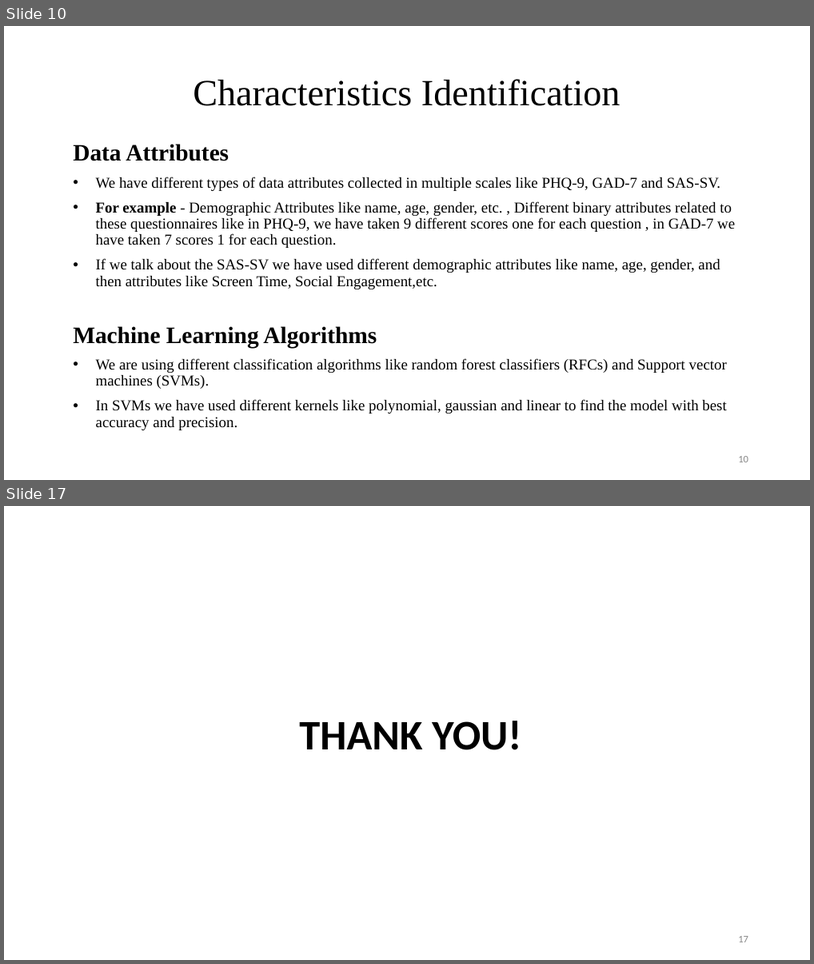
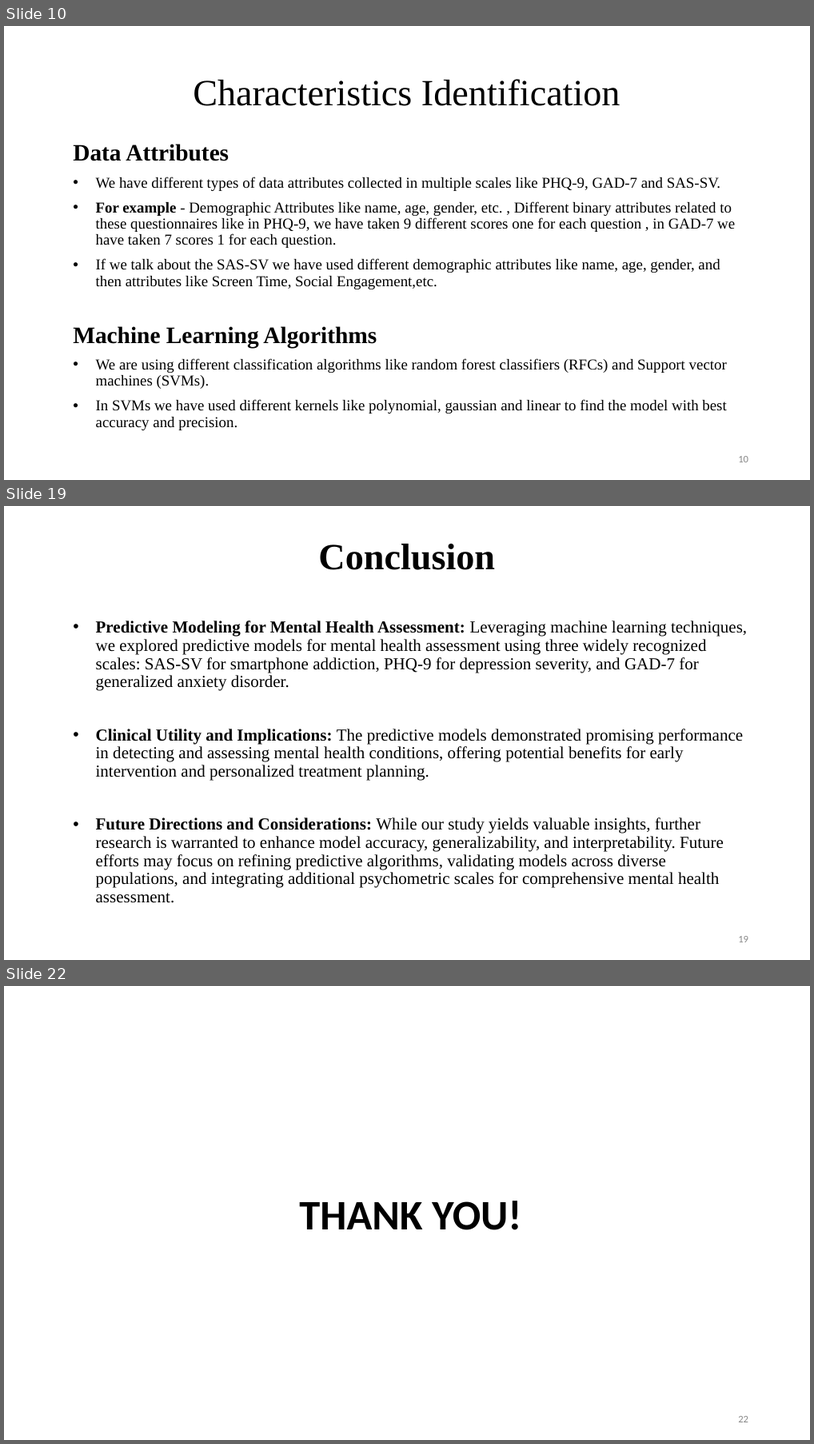
Before and after one commit to Brainskull24/Heal.ai, a slide deck: MP/PPT.pptx. Shown one above the other, each under a label of ours: slides 10 and 17 before the commit, slides 10, 19 and 22 after it; the slides between them are not shown. The pictures are 814x964 and 814x1444 pixels, drawn with LibreOffice and Linux fonts; fonts in the diff are those of the drawing; background and template pictures are left out. Boxes give left, top, right and bottom in pixels: in the first picture for what was removed or moved away, otherwise in the second. Text is boxed around its words. In the diff, an @@ line names an element or a change of style, - is before the commit and + after.

```diff
--- a/MP/PPT.pptx
+++ b/MP/PPT.pptx
@@ slide 19 added at [4,506,810,960], background picture (left out) @@
@@ title added at [318,544,495,570], 44 pt, text #000000, bold @@
+Conclusion
@@ text added at [96,620,747,903], 20 pt, text #000000 @@
+• Predictive Modeling for Mental Health Assessment: Leveraging machine learning techniques, we explored predictive models for mental health assessment using three widely recognized scales: SAS-SV for smartphone addiction, PHQ-9 for depression severity, and GAD-7 for generalized anxiety disorder.
+• Clinical Utility and Implications: The predictive models demonstrated promising performance in detecting and assessing mental health conditions, offering potential benefits for early intervention and personalized treatment planning.
+• Future Directions and Considerations: While our study yields valuable insights, further research is warranted to enhance model accuracy, generalizability, and interpretability. Future efforts may focus on refining predictive algorithms, validating models across diverse populations, and integrating additional psychometric scales for comprehensive mental health assessment.
@@ page number added at [738,936,749,942], 12 pt, text #888888 @@
+19
@@ what was slide 17 is now slide 22 @@
@@ page number at [738,1416,749,1422]: text changed @@
-17
+22
```
Also in this commit, not shown: 7 slides changed, 4 other slides added, 4 other files.
